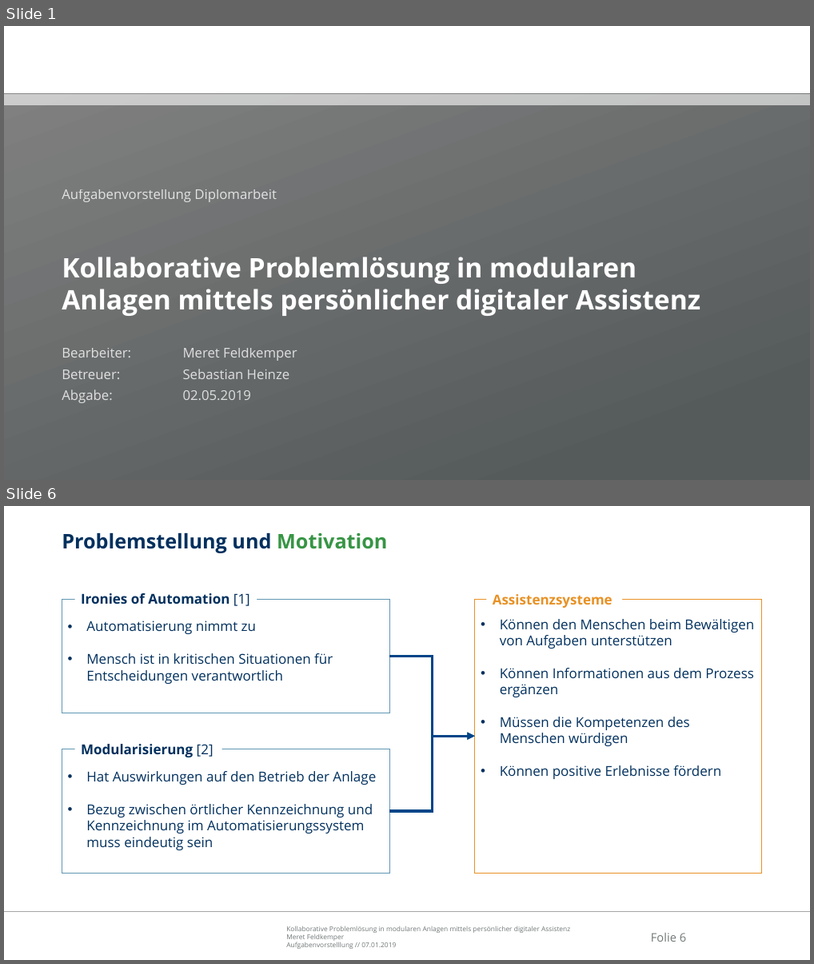
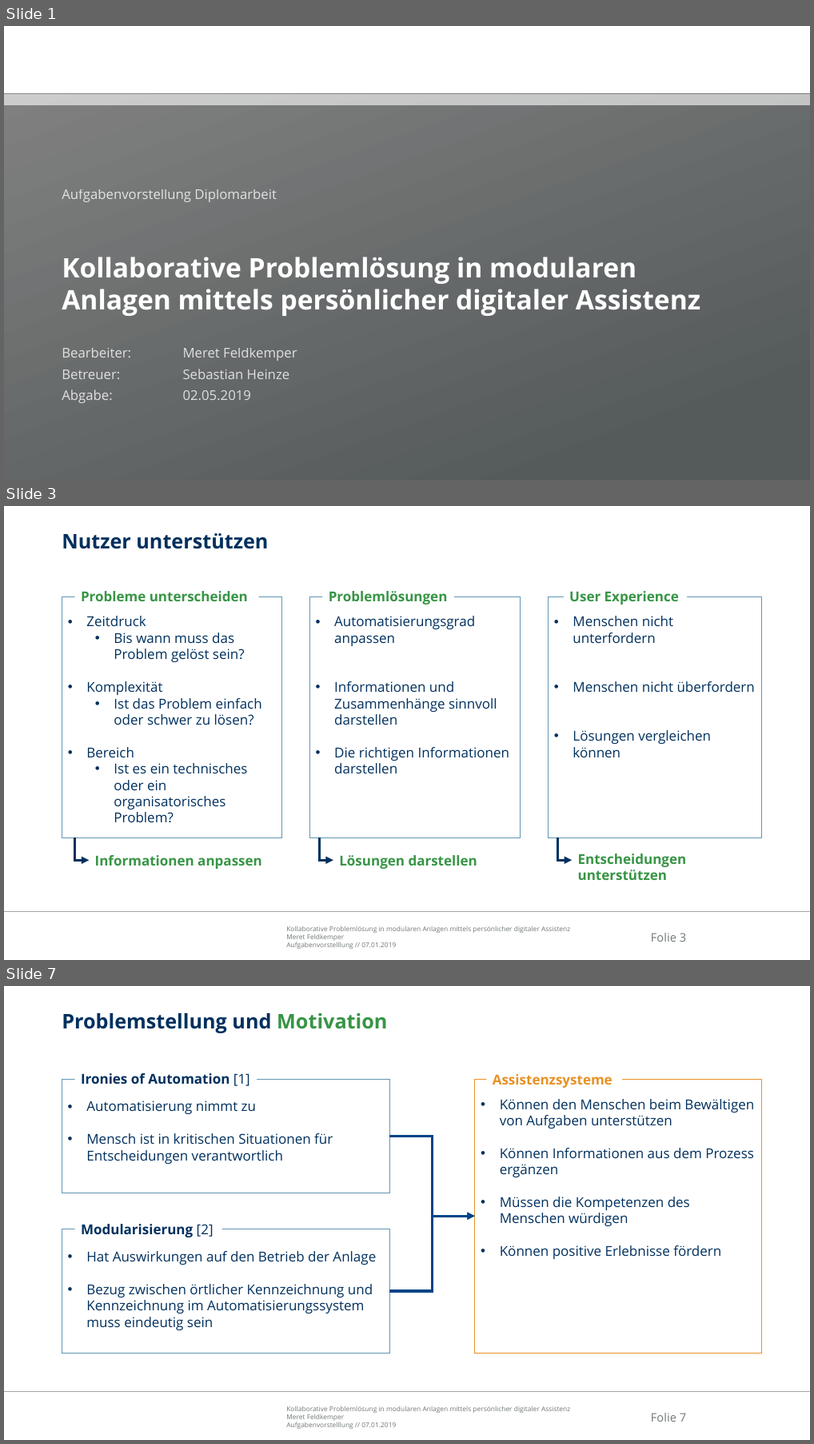
Before and after one commit to Ral3007/Diplomarbeit, a slide deck: Dokumente/Präsentationen/2019-01-24_DA_Feldkemper_Treffen_Krzywinski.pptx. Shown one above the other, each under a label of ours: slides 1 and 6 before the commit, slides 1, 3 and 7 after it; the slides between them are not shown. The pictures are 814x964 and 814x1444 pixels, drawn with LibreOffice and Linux fonts; fonts in the diff are those of the drawing; background and template pictures are left out. Boxes give left, top, right and bottom in pixels: in the first picture for what was removed or moved away, otherwise in the second. Text is boxed around its words. In the diff, an @@ line names an element or a change of style, - is before the commit and + after.

Commit message:
Präsentation

```diff
--- a/Dokumente/Präsentationen/2019-01-24_DA_Feldkemper_Treffen_Krzywinski.pptx
+++ b/Dokumente/Präsentationen/2019-01-24_DA_Feldkemper_Treffen_Krzywinski.pptx
@@ slide 3 added at <box>4,506,810,960</box>, background #FFFFFF; not listed: 3 template elements that a slide beside it also shows @@
@@ title added at <box>62,533,268,549</box>, 24 pt, text #00305E, bold @@
+Nutzer unterstützen
@@ rectangle added at <box>62,596,282,837</box>, fill #FFFFFF, outline #6096B3 1 pt, 16.2 pt, text #00305E @@
+• Zeitdruck
+  • Bis wann muss das Problem gelöst sein?
+• Komplexität
+  • Ist das Problem einfach oder schwer zu lösen?
+• Bereich
+  • Ist es ein technisches oder ein organisatorisches Problem?
@@ text added at <box>81,591,248,601</box>, 16.2 pt, text #379545, bold @@
+Probleme unterscheiden
@@ rectangle added at <box>310,596,521,837</box>, fill #FFFFFF, outline #6096B3 1 pt, 16.2 pt, text #00305E @@
+• Automatisierungsgrad anpassen
+• Informationen und Zusammenhänge sinnvoll darstellen
+• Die richtigen Informationen darstellen
@@ text added at <box>329,591,448,604</box>, 16.2 pt, text #379545, bold @@
+Problemlösungen
@@ rectangle added at <box>549,596,762,837</box>, fill #FFFFFF, outline #6096B3 1 pt, 16.2 pt, text #00305E @@
+• Menschen nicht unterfordern
+• Menschen nicht überfordern
+• Lösungen vergleichen können
@@ text added at <box>570,591,679,604</box>, 16.2 pt, text #379545, bold @@
+User Experience
@@ elbow arrow added from (74, 837) to (90, 860), #00305E 3 pt @@
@@ elbow arrow added from (319, 837) to (334, 860), #00305E 3 pt @@
@@ elbow arrow added from (558, 837) to (572, 860), #00305E 3 pt @@
@@ text added at <box>95,855,262,868</box>, 16.2 pt, text #379545, bold @@
+Informationen anpassen
@@ text added at <box>339,855,478,868</box>, 16.2 pt, text #379545, bold @@
+Lösungen darstellen
@@ text added at <box>578,853,687,880</box>, 16.2 pt, text #379545, bold @@
+Entscheidungen unterstützen
@@ what was slide 6 is now slide 7 @@
@@ page number at <box>651,1412,686,1421</box>: text changed @@
-Folie 6
+Folie 7
```
Also in this commit, not shown: 4 other slides added, 4 slides removed.
